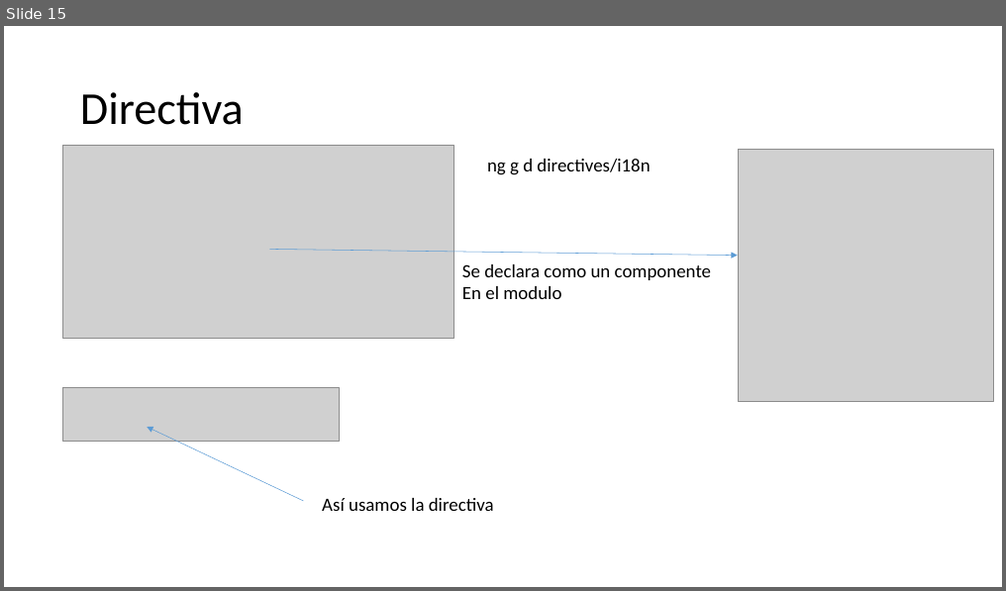
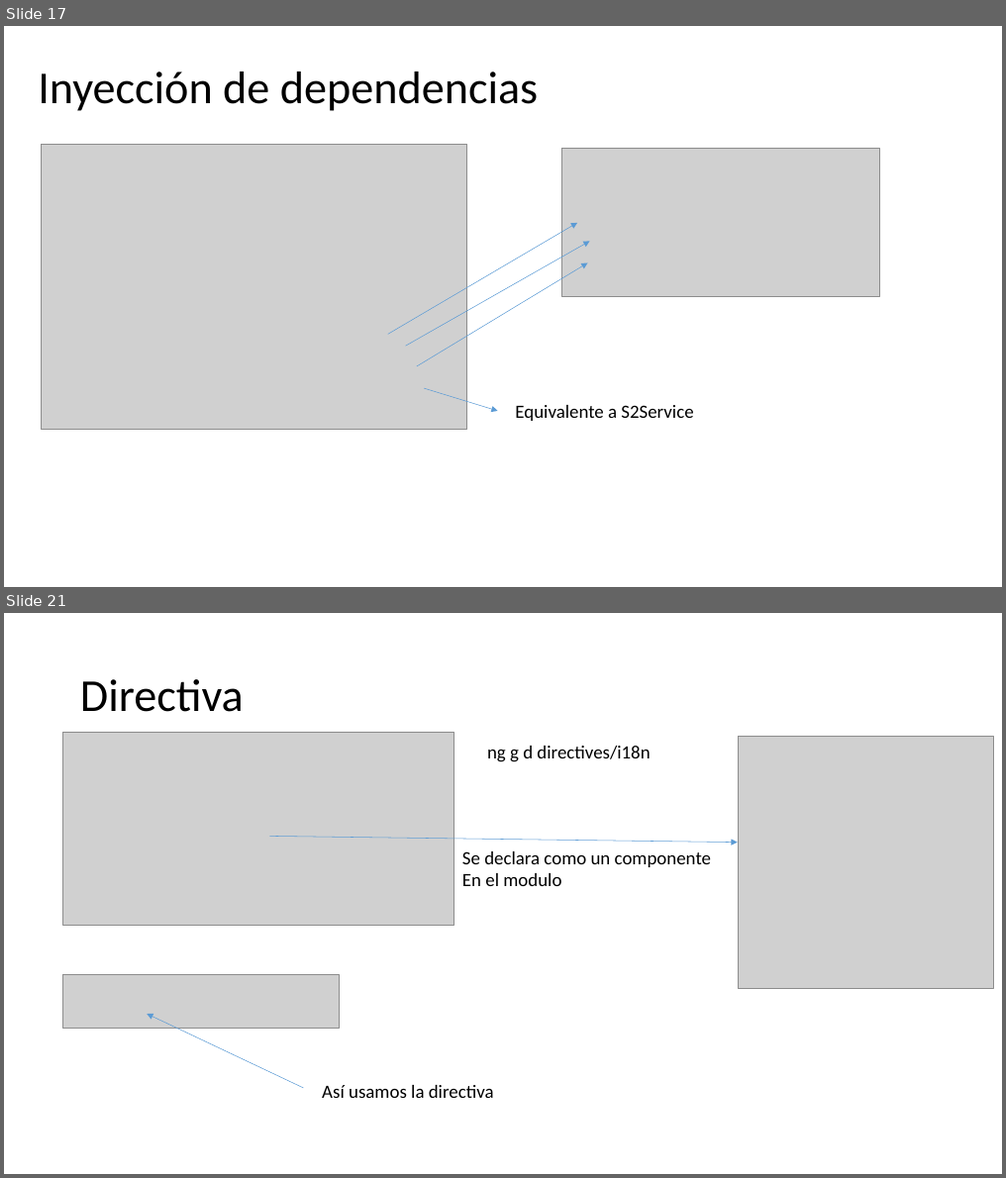
Before and after one commit to Jviejo/frontent, a slide deck: doc/pec3.pptx. Shown one above the other, each under a label of ours: slide 15 before the commit, slides 17 and 21 after it; the slides between them are not shown. The pictures are 1006x591 and 1006x1178 pixels, drawn with LibreOffice and Linux fonts; fonts in the diff are those of the drawing; grey boxes stand for pictures. Boxes give left, top, right and bottom in pixels: in the first picture for what was removed or moved away, otherwise in the second. Text is boxed around its words. In the diff, an @@ line names an element or a change of style, - is before the commit and + after.

```diff
--- a/doc/pec3.pptx
+++ b/doc/pec3.pptx
@@ slide 17 added at (x1=4, y1=26, x2=1002, y2=587), background #FFFFFF @@
@@ title added at (x1=38, y1=72, x2=538, y2=111), 44 pt, text #000000 @@
+Inyección de dependencias
@@ picture added at (x1=41, y1=144, x2=466, y2=430) @@
@@ picture added at (x1=561, y1=149, x2=880, y2=297) @@
@@ arrow added from (388, 335) to (577, 223), #5B9BD5 0.5 pt @@
@@ arrow added from (406, 347) to (590, 241), #5B9BD5 0.5 pt @@
@@ arrow added from (417, 367) to (588, 264), #5B9BD5 0.5 pt @@
@@ arrow added from (424, 388) to (498, 411), #5B9BD5 0.5 pt @@
@@ text added at (x1=515, y1=405, x2=693, y2=421), 18 pt, text #000000 @@
+Equivalente a S2Service
@@ what was slide 15 is now slide 21 @@
```
Also in this commit, not shown: 5 other slides added, 15 other files.
